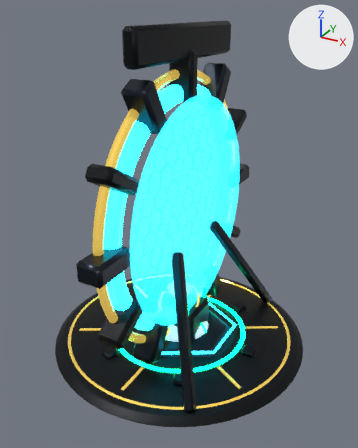
The glTF model public/assets/kits/shaddai_hover_league_v01.glb as it was, and as the next commit left it.
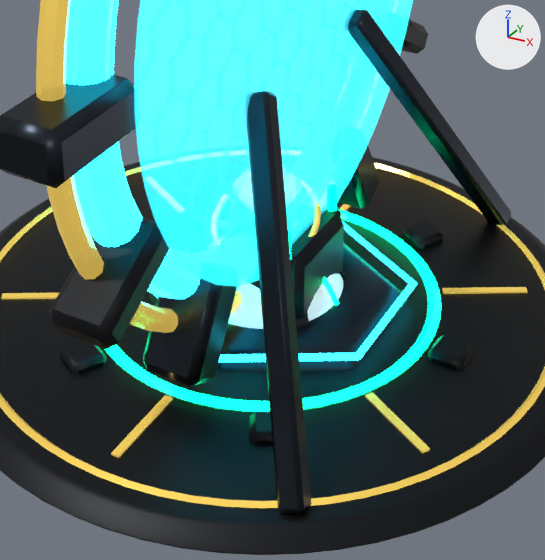
The first picture shows the older version from a 50 mm camera at (8.14, -14.81, 12.33) aimed at (0.05, -0.1, 4.98). The close-ups show the older and then the newer version on the part from 22% to 80% of the width and 49% to 96% of the height of that picture. Only the edits that show in the close-ups are written down. The axes (+X, +Y, +Z) are drawn at upper right. The lights are the same throughout. Where no turn or scale is listed for an object, it has been applied to the vertices. Vertices at exactly the same position are counted once.

Names of what the first close-up shows: 'hl_ball', 'hl_dais', 'hl_goal_hoop', 'hl_ring' and 3 more.
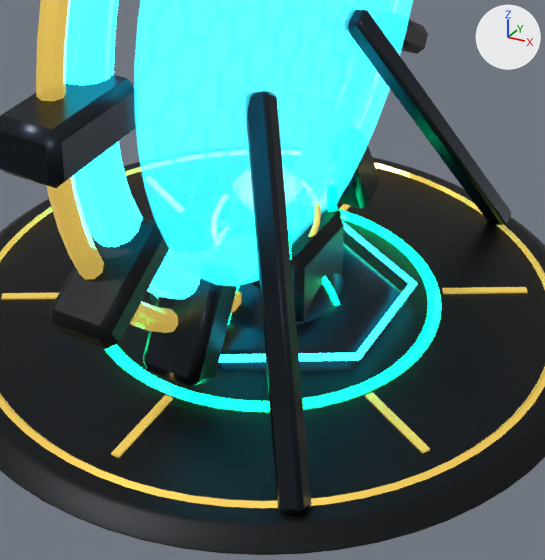
Where the change shows, as pixel boxes [x1, y1, x2, y2] in the close-ups (545 x 560 px; the box of a moved part takes in the faces that stretch with it):
'hl_ring', deleted (mostly hidden): before [60, 221, 474, 445]
'hl_ball', reshaped: before [228, 270, 346, 329]; after [228, 274, 343, 329]
part 1 of me_hl_ball_001, moved or reshaped (mostly hidden): before [236, 270, 346, 326]; after [228, 276, 340, 324]
part 2 of me_hl_ball_001, recoloured (darker): [229, 274, 343, 329] in both

The change, as a diff of the scene's bpy script:
```diff
--- a/public/assets/kits/shaddai_hover_league_v01.glb.py
+++ b/public/assets/kits/shaddai_hover_league_v01.glb.py
@@ me_hl_ball_001 @@
 # used by ob_hl_ball; location = (0.0, 0.0, 0.0)
-me_hl_ball_001.from_pydata(...)  # 2169 vertices, 4304 faces; spans x -1.36..1.36, y -1.36..1.36, z -1.36..1.36
+me_hl_ball_001.from_pydata(...)  # 2553 vertices, 5104 faces; spans x -1.37..1.37, y -1.37..1.37, z -1.37..1.37
+# me_hl_ball_001 part 1: 1151 vertices moved from x -1.36..1.36, y -1.36..1.36, z -1.36..1.36 to x -1.37..1.37, y -1.37..1.37, z -1.37..1.37; 48 vertices removed from x -1.07..1.07, y -1.07..1.07, z 0.34..0.99
+# me_hl_ball_001 part 2: 1840 faces spanning x -1.3..1.3, y -1.3..1.3, z -1.3..1.3 switch from mat_hl_white (white #eef3f7, glowing grey #8a8e90) to mat_hl_metal (dark grey #2a3038)
+# other edits to the shape of me_hl_ball_001 do not show in these pictures
 me_hl_ball_001.materials.append(mat_hl_glow)
-me_hl_ball_001.materials.append(mat_hl_dark)  # black #0b0e13
@@ ob_hl_ring @@
-ob_hl_ring = bpy.data.objects.new('hl_ring', me_hl_ring_001)
-ob_hl_ring.location = (0.0, 0.0, 0.0)
```
